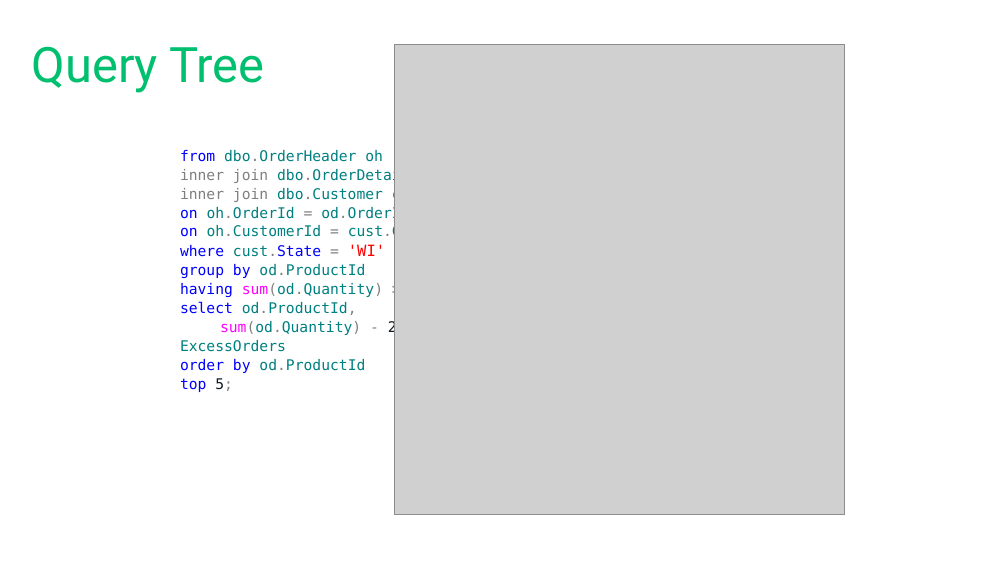
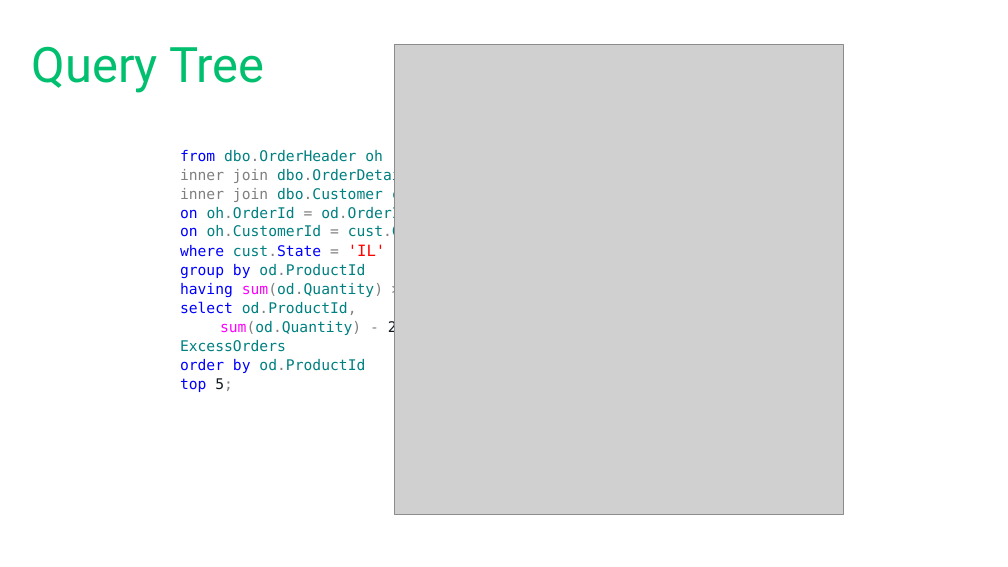
Before and after one commit to tf3604/OptimizerPresentation, a slide deck: slide 31 of Optimizer.pptx. Drawn at 1008x567 pixels with LibreOffice and Linux fonts; fonts in the diff are those of the drawing; grey boxes stand for pictures; background and template pictures are left out. Boxes give left, top, right and bottom in pixels: in the first picture for what was removed or moved away, otherwise in the second. Text is boxed around its words. In the diff, an @@ line names an element or a change of style, - is before the commit and + after.

```diff
--- a/Optimizer.pptx
+++ b/Optimizer.pptx
@@ text at (180,244,385,257): text changed @@
-where cust.State = 'WI'
+where cust.State = 'IL'
```
Also in this commit, not shown: 15 other slides changed, 1 other file.
